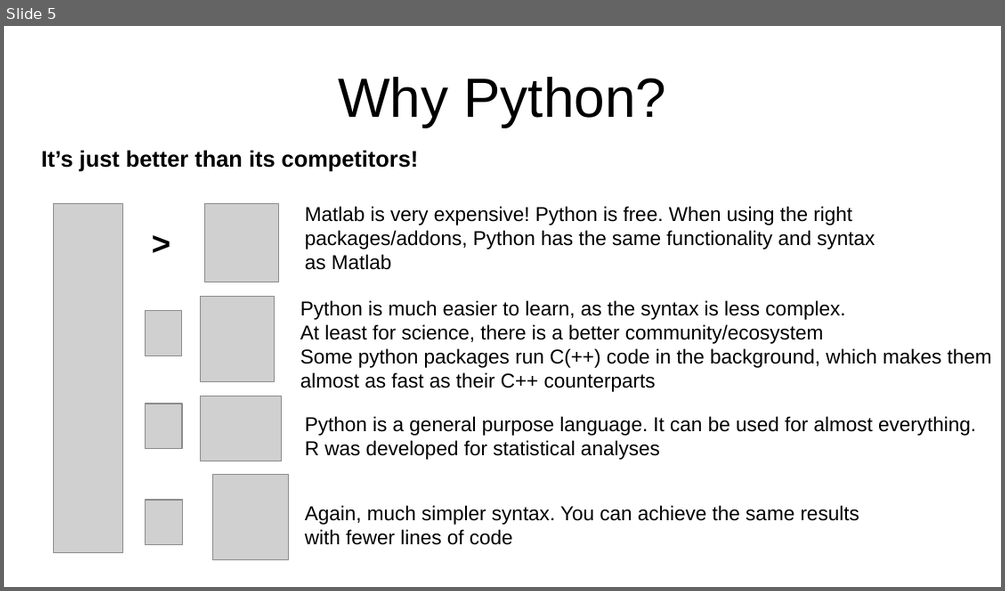
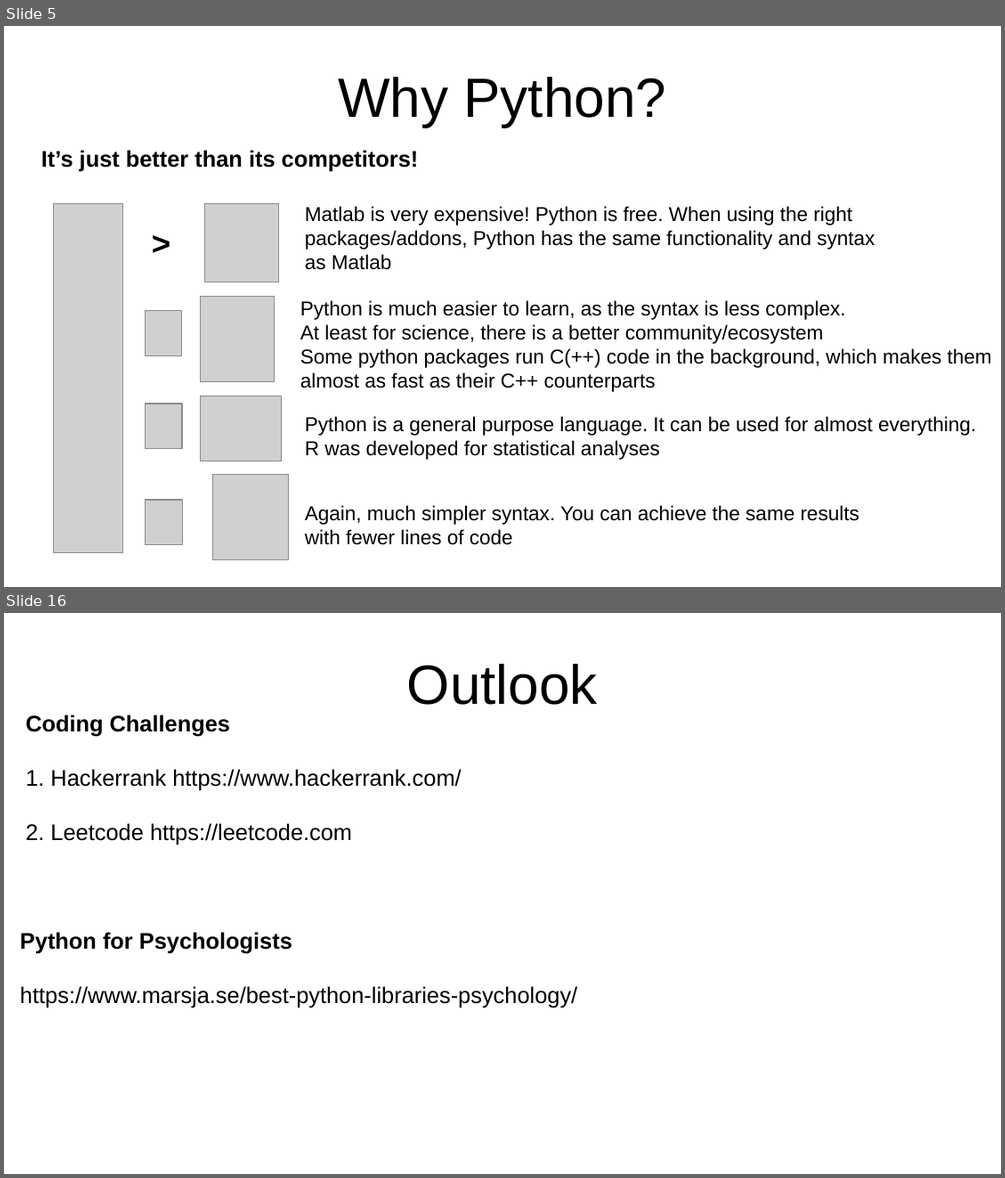
Before and after one commit to TimoFlesch/intro2python, a slide deck: slides.odp. Shown one above the other, each under a label of ours: slide 5 before the commit, slides 5 and 16 after it; the slides between them are not shown. The pictures are 1005x591 and 1005x1178 pixels, drawn with LibreOffice and Linux fonts; fonts in the diff are those of the drawing; grey boxes stand for pictures. Boxes give left, top, right and bottom in pixels: in the first picture for what was removed or moved away, otherwise in the second. Text is boxed around its words. In the diff, an @@ line names an element or a change of style, - is before the commit and + after.

```diff
--- a/slides.odp
+++ b/slides.odp
@@ slide 16 added at (x1=4, y1=613, x2=1001, y2=1174), background #FFFFFF @@
@@ title added at (x1=407, y1=664, x2=598, y2=705), 44 pt, text #000000 @@
+Outlook
@@ text added at (x1=25, y1=714, x2=461, y2=844), 18 pt, text #000000 @@
+Coding Challenges
+1. Hackerrank https://www.hackerrank.com/
+2. Leetcode https://leetcode.com
@@ text added at (x1=20, y1=932, x2=577, y2=1008), 18 pt, text #000000 @@
+Python for Psychologists
+https://www.marsja.se/best-python-libraries-psychology/
```
Also in this commit, not shown: 10 other slides added, 1 slide removed, 1 other file.
